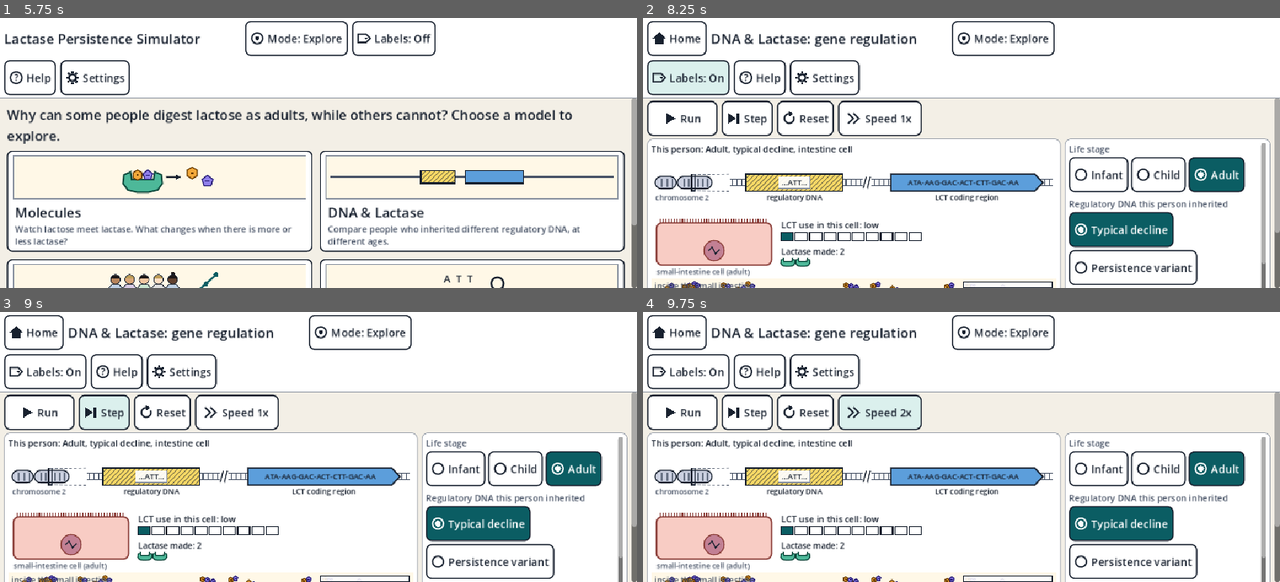
Above: before the commit, frames 1-4 (two rows, left to right).
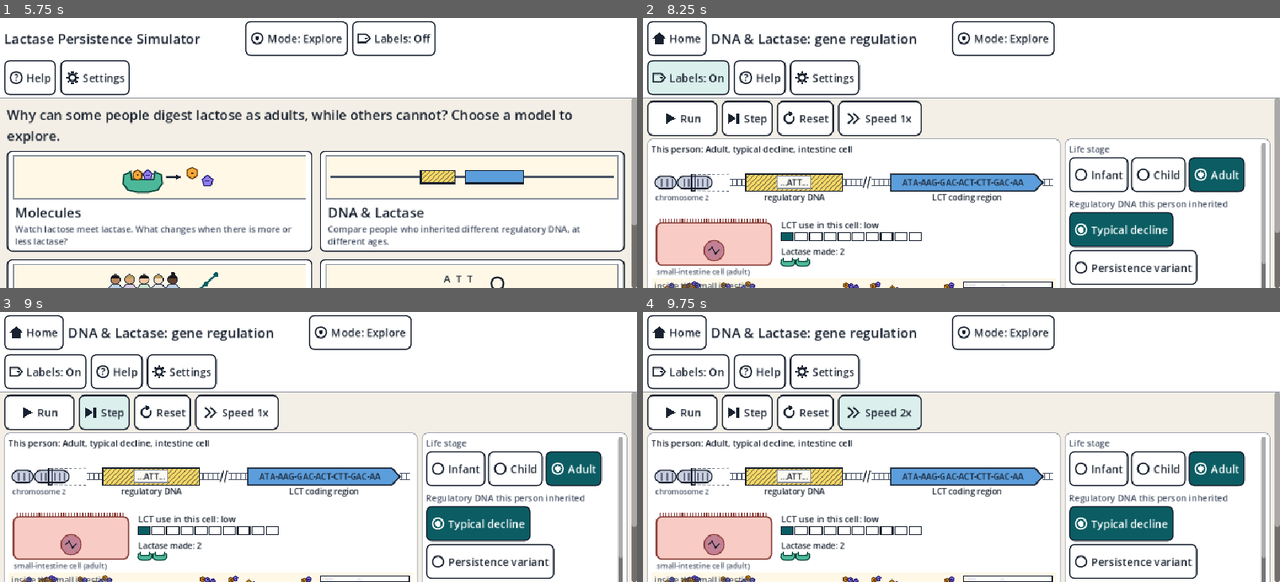
Above: after the commit, the same moments.

Repository: SFMiner/lactase-persistence-sim
Game: Godot game, scene res://Main.tscn
Same seed, same stepped clock (60 frames per second), same inputs: the game is played once before the commit and once after it.
Inputs (mouse positions are in pixels of both pictures, inside the frame that each line leads up to):
- Up to frame 1 (5.75 s): click (299, 39) at 0.5 s; click (293, 39) at 1.25 s; click (394, 39) at 2 s; click (159, 201) at 2.77 s; click (38, 117) at 3.5 s; click (38, 117) at 4.25 s; click (31, 39) at 5 s
- Up to frame 2 (8.25 s): click (1114, 201) at 5.77 s; click (1006, 39) at 6.5 s; click (999, 39) at 7.25 s; click (687, 77) at 8 s
- Up to frame 3 (9 s): click (101, 411) at 8.75 s
- Up to frame 4 (9.75 s): click (878, 411) at 9.5 s

Frame 1 is identical in both runs. In frame 2, 0.7% of the frame differs, in the area x 19-63%, y 58-69%; in frame 3, 0.7%; in frame 4, 0.7%.

Commit message:
Web shell, export preset, browser checks and visual fixes
Custom HTML shell with live regions, Web export preset (no threads,
release), Playwright check of the real export (standalone, iframe,
keyboard exit, frame sizes), axe check of the shell, palette contrast
check, screenshot tool. Top bar and labels tidied after screenshots.

Co-Authored-By: Claude Fable 5.2 <noreply@anthropic.com>
Claude-Session: https://claude.ai/code/session_01U97Ud5djrAMWgE9cbbaSwB

Diff:
--- a/scripts/main.gd
+++ b/scripts/main.gd
@@ -38,6 +38,7 @@
 var _overlay_layer: Control = null
 var _corner: Control = null
 var _bar_height_used: float = 0.0
+var _last_layout_line: String = ""
 
 
 # === LIFECYCLE METHODS ===
@@ -66,6 +67,8 @@
 	show_view(str(query.get("model", "menu")))
 	_on_app_changed()
 	# The browser smoke test waits for this line: a grey canvas with no errors must not pass.
+	print("lactase-sim: settings mode=%s labels=%s motion=%s text=%d" % ["explain" if app.explain else "explore",
+		"on" if app.labels else "off", "reduced" if app.reduced_motion() else "normal", app.access.text_size])
 	print("lactase-sim: boot ok")
 
 
@@ -209,8 +212,12 @@
 
 
 func _on_app_changed() -> void:
-	mode_button.caption = "Mode: Explain" if app.explain else "Mode: Explore"
-	labels_button.caption = "Labels: On" if app.labels else "Labels: Off"
+	# Shorter captions in a narrow frame, so the bar needs fewer lines.
+	var short: bool = layout != null and layout.is_narrow()
+	var mode_word: String = "Explain" if app.explain else "Explore"
+	var labels_word: String = "On" if app.labels else "Off"
+	mode_button.caption = mode_word if short else "Mode: " + mode_word
+	labels_button.caption = "Labels " + labels_word.to_lower() if short else "Labels: " + labels_word
 	if layout != null and not is_equal_approx(layout.text_scale, app.access.text_scale()):
 		layout.set_text_scale(app.access.text_scale())
 
@@ -223,9 +230,15 @@
 	help_button.compact = narrow
 	settings_button.compact = narrow
 	title_label.visible = not narrow
+	_on_app_changed()
 	title_label.custom_minimum_size.y = UiKit.target_px
 	var bar_height: float = maxf(top_bar.size.y, UiKit.target_px + 9.0)
 	_bar_height_used = bar_height
+	var layout_line: String = "lactase-sim: layout %dx%d css=%.2f dpr=%.2f narrow=%s" % [int(view_size.x), int(view_size.y),
+		layout.css_per_px, layout.device_pixel_ratio(), str(narrow)]
+	if layout_line != _last_layout_line:
+		_last_layout_line = layout_line
+		print(layout_line)
 	if current_view != null and current_view.has_method("apply_layout"):
 		current_view.call("apply_layout", view_size - Vector2(0.0, bar_height), narrow, reserve, bar_height)
 	for o: OverlayPanel in overlays:
--- a/scripts/ui/overlay_panel.gd
+++ b/scripts/ui/overlay_panel.gd
@@ -11,6 +11,19 @@
 var content: VBoxContainer = null
 var close_button: SimButton = null
 var title_label: Label = null
+
+
+# === PRIVATE VARIABLES ===
+var _wanted: Rect2 = Rect2()
+
+
+# === LIFECYCLE METHODS ===
+func _process(_delta: float) -> void:
+	# Wrapping labels report a tall minimum height before they know their width, which stretches
+	# the card once. Put it back to the size that fits the frame.
+	if _wanted.size.x > 0.0 and (panel.size != _wanted.size or panel.position != _wanted.position):
+		panel.position = _wanted.position
+		panel.size = _wanted.size
 
 
 # === PUBLIC METHODS ===
@@ -53,8 +66,9 @@
 func fit(view_size: Vector2) -> void:
 	var w: float = minf(620.0, view_size.x - 16.0)
 	var h: float = minf(440.0, view_size.y - 16.0)
-	panel.position = ((view_size - Vector2(w, h)) / 2.0).floor()
-	panel.size = Vector2(w, h)
+	_wanted = Rect2(((view_size - Vector2(w, h)) / 2.0).floor(), Vector2(w, h))
+	panel.position = _wanted.position
+	panel.size = _wanted.size
 
 
 func close() -> void:
--- a/scripts/ui/tile_button.gd
+++ b/scripts/ui/tile_button.gd
@@ -13,6 +13,11 @@
 	focus_mode = Control.FOCUS_ALL
 	custom_minimum_size = Vector2(200, 150)
 	clip_contents = true
+	# The tile clips its drawing, which would also clip the theme's outside focus outline, so
+	# the outline is drawn inside the tile instead (see _draw).
+	add_theme_stylebox_override("focus", StyleBoxEmpty.new())
+	focus_entered.connect(queue_redraw)
+	focus_exited.connect(queue_redraw)
 
 
 func _draw() -> void:
@@ -58,6 +63,8 @@
 	draw_string(font, Vector2(12.0, y + font.get_ascent(UiTheme.TITLE_FONT)), tile_title, HORIZONTAL_ALIGNMENT_LEFT, size.x - 24.0, UiTheme.TITLE_FONT, UiTheme.INK)
 	y += font.get_height(UiTheme.TITLE_FONT) + 2.0
 	draw_multiline_string(font, Vector2(12.0, y + font.get_ascent(UiTheme.SMALL_FONT)), objective, HORIZONTAL_ALIGNMENT_LEFT, size.x - 24.0, UiTheme.SMALL_FONT, 3, UiTheme.MUTED)
+	if has_focus():
+		draw_rect(Rect2(Vector2(2.5, 2.5), size - Vector2(5, 5)), UiTheme.FOCUS, false, 5.0)
 
 
 # === PUBLIC METHODS ===
--- a/scripts/views/dna_renderer.gd
+++ b/scripts/views/dna_renderer.gd
@@ -119,6 +119,9 @@
 	draw_line(Vector2(bx + 1.0, mid + 8.0), Vector2(bx + 5.0, mid - 8.0), UiTheme.INK, 1.5, true)
 	var reg_dim: float = 0.4 if focus_region == EvidenceData.Region.CODING else 1.0
 	var cod_dim: float = 0.4 if focus_region == EvidenceData.Region.UPSTREAM else 1.0
+	# White first, so a dimmed box does not let the strand show through its text.
+	draw_rect(reg, UiTheme.PANEL)
+	draw_rect(cod, UiTheme.PANEL)
 	# Regulatory DNA: striped.
 	draw_rect(reg, Color(UiTheme.REGULATORY, reg_dim))
 	Shapes.hatch(self, reg, Color(UiTheme.INK, 0.55 * reg_dim), 7.0, 1.2)
@@ -135,7 +138,7 @@
 		var d: Vector2 = Vector2(reg.position.x + reg.size.x * 0.5, reg.position.y - 7.0)
 		Shapes.filled(self, PackedVector2Array([d + Vector2(0, -6), d + Vector2(6, 0), d + Vector2(0, 6), d + Vector2(-6, 0)]), UiTheme.PANEL, UiTheme.INK, 2.0)
 	if labels:
-		var fs: int = 11
+		var fs: int = 12
 		Shapes.text_centered(self, Vector2(reg.get_center().x, reg.end.y + 9.0), "regulatory DNA", fs)
 		Shapes.text_centered(self, Vector2(cod.get_center().x, cod.end.y + 9.0), "LCT coding region", fs)
 		var coding: String = coding_text(cod.size.x - tip - 8.0, fs)
--- a/scripts/views/molecule_renderer.gd
+++ b/scripts/views/molecule_renderer.gd
@@ -160,7 +160,7 @@
 	if _small:
 		return
 	if _band >= 22.0:
-		Shapes.tag(self, Vector2(minf(_w * 0.5, _w - 80.0), _h - _band * 0.42), "cells of the intestine lining", size_px)
+		Shapes.tag_left(self, Vector2(5.0, _h - _band * 0.42), "cells of the intestine lining", size_px)
 	var first_lining: MoleculeModel.Enzyme = null
 	var first_supplement: MoleculeModel.Enzyme = null
 	for e: MoleculeModel.Enzyme in model.enzymes:
@@ -183,17 +183,21 @@
 		seen[p.kind] = true
 		var names: Array[String] = ["lactose", "glucose", "galactose"]
 		var at: Vector2 = _particle_px(p, reduced) + Vector2(0, -_sugar_r - 11.0)
-		at.x = clampf(at.x, 32.0, _w - 36.0)
+		# Glucose is named to the left of its shape and galactose to the right, so the two
+		# tags do not land on each other when the products have just separated.
+		var half: float = Shapes.text_width(names[p.kind], size_px) / 2.0 + 4.0
+		if p.kind == MoleculeModel.Kind.GLUCOSE:
+			at.x -= half
+		elif p.kind == MoleculeModel.Kind.GALACTOSE:
+			at.x += half
+		at.x = clampf(at.x, half + 2.0, _w - half - 2.0)
 		at.y = maxf(at.y, 28.0)
 		Shapes.tag(self, at, names[p.kind], size_px)
 	if explain:
 		for e: MoleculeModel.Enzyme in model.enzymes:
 			if e.state == MoleculeModel.EnzymeState.CLEAVING:
-				var c: Vector2 = enzyme_px(e) + Vector2(0, -_enzyme_w * 0.62)
-				Shapes.droplet(self, c + Vector2(-34, 2), 4.0)
-				c.x = clampf(c.x, 70.0, _w - 60.0)
-				Shapes.tag(self, c + Vector2(18, 0), "water splits the bond", size_px)
-				break
+				# A water drop at each enzyme that is cleaving right now.
+				Shapes.droplet(self, enzyme_px(e) + Vector2(0, -_enzyme_w * 0.62), 4.0)
 
 
 func _draw_status(explain: bool) -> void:
@@ -209,6 +213,8 @@
 			lines.append("All the lactose was split.")
 	if explain and model.cleaved > 0 and not model.finished:
 		lines.append("Lactase is not used up: each one is reused.")
+		if not _small:
+			lines.append("Each split uses one water molecule (drop).")
 	# Top-left, under the caption, so the notes do not cover the enzymes at work.
 	var y: float = 29.0
 	for line: String in lines:
--- a/scripts/views/population_view.gd
+++ b/scripts/views/population_view.gd
@@ -208,6 +208,13 @@
 	return text
 
 
+## Short form for the chart legend.
+func _advantage_text(m: PopulationModel) -> String:
+	if m.advantage_on():
+		return "%s advantage" % PopulationModel.STRENGTH_NAMES[m.strength].to_lower()
+	return "no advantage"
+
+
 func _update() -> void:
 	pop_a.caption = "A. " if compare else ""
 	pop_b.caption = "B. "
@@ -229,13 +236,13 @@
 	chart.chart_title = "Allele P in the population (%)" if chart_metric == 0 else "Adults who keep making lactase (%)"
 	var list: Array[Dictionary] = []
 	list.append({
-		"name": "A: " + _setting_text(model_a) if compare else _setting_text(model_a),
+		"name": "A: " + _advantage_text(model_a) if compare else _setting_text(model_a),
 		"values": model_a.history_p if chart_metric == 0 else model_a.history_phenotype,
 		"color": UiTheme.SERIES_A, "dashed": false, "square": false, "marks": model_a.change_marks,
 	})
 	if compare:
 		list.append({
-			"name": "B: " + _setting_text(model_b),
+			"name": "B: " + _advantage_text(model_b),
 			"values": model_b.history_p if chart_metric == 0 else model_b.history_phenotype,
 			"color": UiTheme.SERIES_B, "dashed": true, "square": true, "marks": model_b.change_marks,
 		})
--- a/scripts/views/regulation_view.gd
+++ b/scripts/views/regulation_view.gd
@@ -238,7 +238,7 @@
 		cell_views[i].anim_time = _anim_time
 		cell_views[i].animating = running
 		cell_views[i].queue_redraw()
-		digest_panels[i].renderer.empty_note = "No lactase from this cell." if models[i].enzyme_count == 0 else ""
+		digest_panels[i].renderer.empty_note = "A muscle cell makes no lactase, so it adds none here." if configs[i].cell == RegulationModel.CellType.MUSCLE else ""
 		digest_panels[i].redraw()
 	if step_button != null:
 		step_button.disabled = _all_finished()
Not shown, added: export_presets.cfg
